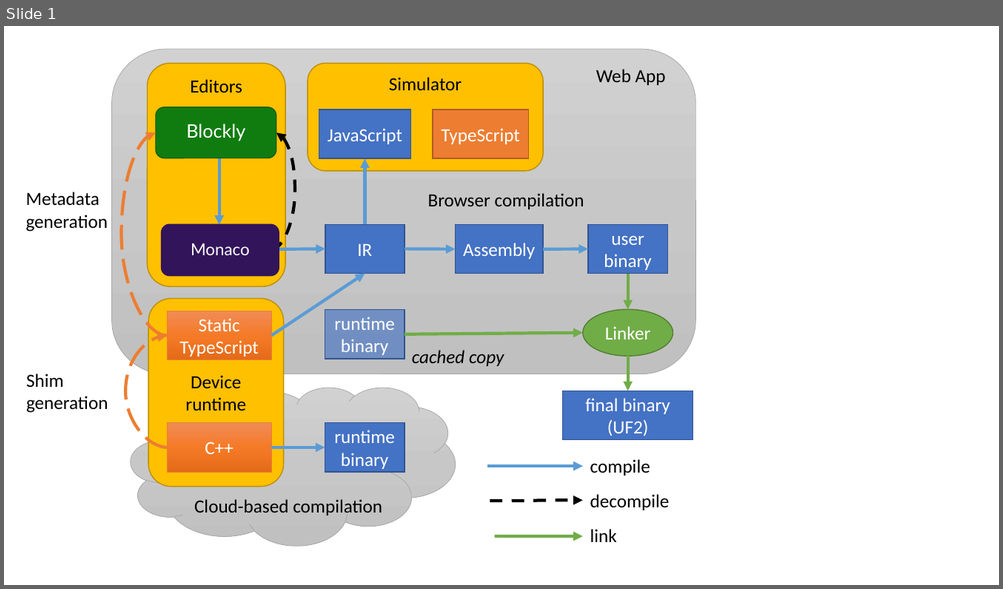
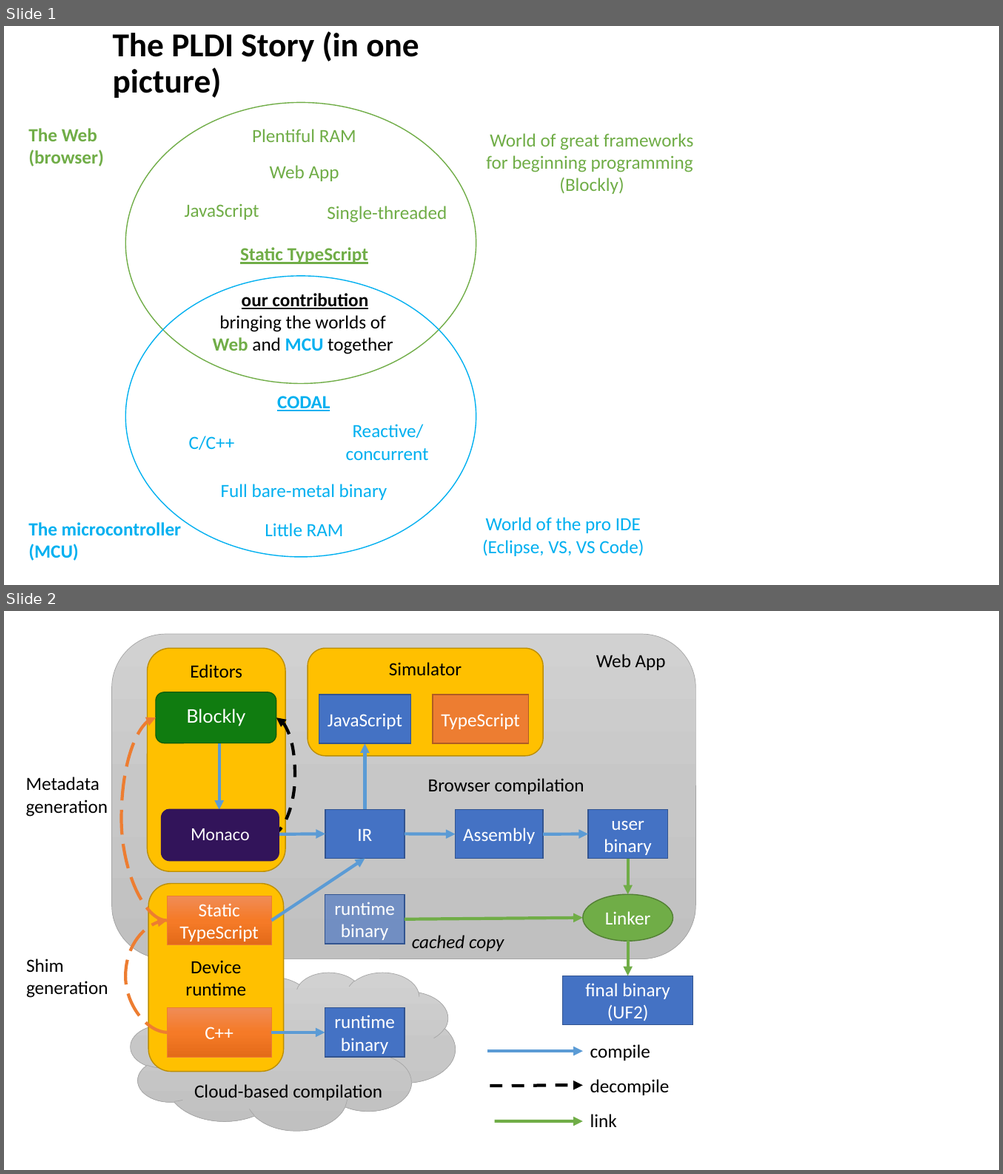
Before and after one commit to microsoft/pxt, a slide deck: papers/tr2017/diagrams.pptx. Shown one above the other, each under a label of ours: slide 1 before the commit, slides 1 and 2 after it. The pictures are 1003x589 and 1003x1174 pixels, drawn with LibreOffice and Linux fonts; fonts in the diff are those of the drawing. Boxes give left, top, right and bottom in pixels: in the first picture for what was removed or moved away, otherwise in the second. Text is boxed around its words. In the diff, an @@ line names an element or a change of style, - is before the commit and + after.

Commit message:
new "story" diagram

```diff
--- a/papers/tr2017/diagrams.pptx
+++ b/papers/tr2017/diagrams.pptx
@@ slide 1 added at (4, 26, 999, 585), background #FFFFFF @@
@@ title added at (113, 31, 418, 98), 32.4 pt, text #000000, bold @@
+The PLDI Story (in one picture)
@@ ellipse added at (125, 103, 476, 384), outline #70AD47 1 pt @@
@@ text added at (28, 128, 104, 167), 18 pt, text #70AD47, bold @@
+The Web
+(browser)
@@ text added at (252, 129, 356, 142), 18 pt, text #70AD47 @@
+Plentiful RAM
@@ text added at (486, 133, 693, 194), 18 pt, text #70AD47 @@
+World of great frameworks
+for beginning programming
+(Blockly)
@@ text added at (270, 165, 339, 181), 18 pt, text #70AD47 @@
+Web App
@@ text added at (185, 204, 259, 220), 18 pt, text #70AD47 @@
+JavaScript
@@ text added at (327, 206, 447, 223), 18 pt, text #70AD47 @@
+Single-threaded
@@ text added at (240, 247, 368, 264), 18 pt, text #70AD47, bold, underline @@
+Static TypeScript
@@ ellipse added at (125, 276, 476, 557), outline #00B0F0 1 pt @@
@@ text added at (213, 293, 393, 355), 18 pt, text #000000 @@
+our contribution
+bringing the worlds of
+Web and MCU together
@@ text added at (277, 396, 330, 412), 18 pt, text #00B0F0, bold, underline @@
+CODAL
@@ text added at (346, 424, 429, 461), 18 pt, text #00B0F0 @@
+Reactive/
+concurrent
@@ text added at (189, 436, 235, 450), 18 pt, text #00B0F0 @@
+C/C++
@@ text added at (221, 484, 387, 500), 18 pt, text #00B0F0 @@
+Full bare-metal binary
@@ text added at (28, 523, 182, 561), 18 pt, text #00B0F0, bold @@
+The microcontroller
+(MCU)
@@ text added at (264, 523, 344, 537), 18 pt, text #00B0F0 @@
+Little RAM
@@ text added at (482, 517, 643, 557), 18 pt, text #00B0F0 @@
+World of the pro IDE
+(Eclipse, VS, VS Code)
@@ what was slide 1 is now slide 2 @@
```
